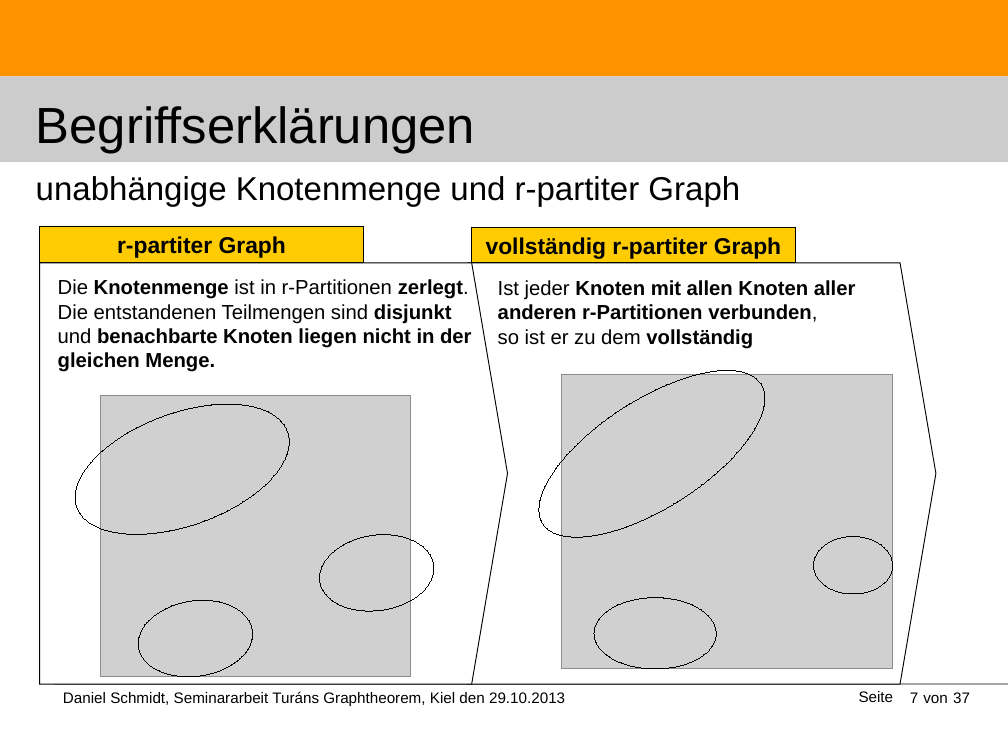
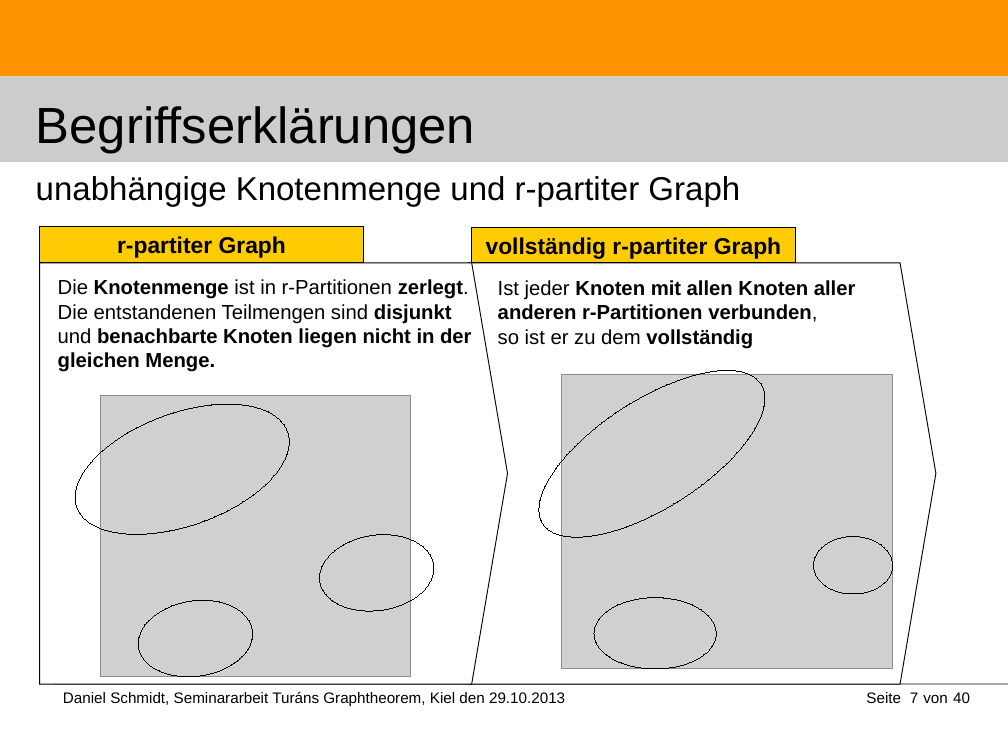
Before and after one commit to DanielMSchmidt/kombinatorik, a slide deck: slide 7 of Kombinatorik.odp. Drawn at 1008x756 pixels with LibreOffice and Linux fonts; fonts in the diff are those of the drawing; grey boxes stand for pictures. Boxes give left, top, right and bottom in pixels: in the first picture for what was removed or moved away, otherwise in the second. Text is boxed around its words. In the diff, an @@ line names an element or a change of style, - is before the commit and + after.

```diff
--- a/Kombinatorik.odp
+++ b/Kombinatorik.odp
@@ text "Seite": place and size @@
-text "Seite" at box(859, 691, 894, 702)
+text "Seite" at box(866, 692, 901, 703)
@@ text at box(953, 692, 970, 703): text changed @@
-37
+40
```
Also in this commit, not shown: 35 other slides changed, 3 slides added.
